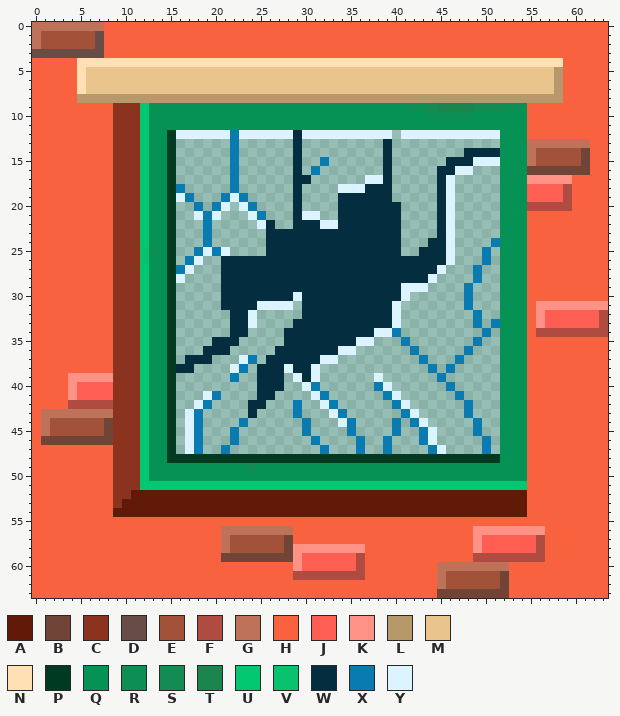
Two versions of one pixel-art sprite, assets/textures/window_broken_day.gif. Above: the version before the commit.
The file is 128x128 pixels, drawn in blocks of 2x2; one block is one cell here. Colours within 5 levels of each other are drawn and written as one.
Palette (. is transparent): A #611908  B #704538  C #8b331e  D #674d45  E #a15239  F #b04b42  G #bf725a  H #f9623e  J #ff5e53  K #ff9287  L #b6986b  M #e9c48d  N #ffe0b3  P #003b21  Q #079255  R #0d8e53  S #138b52  T #1a854d  U #02c871  V #08c26d  W #042d40  X #097bb0  Y #dcf4ff
After:
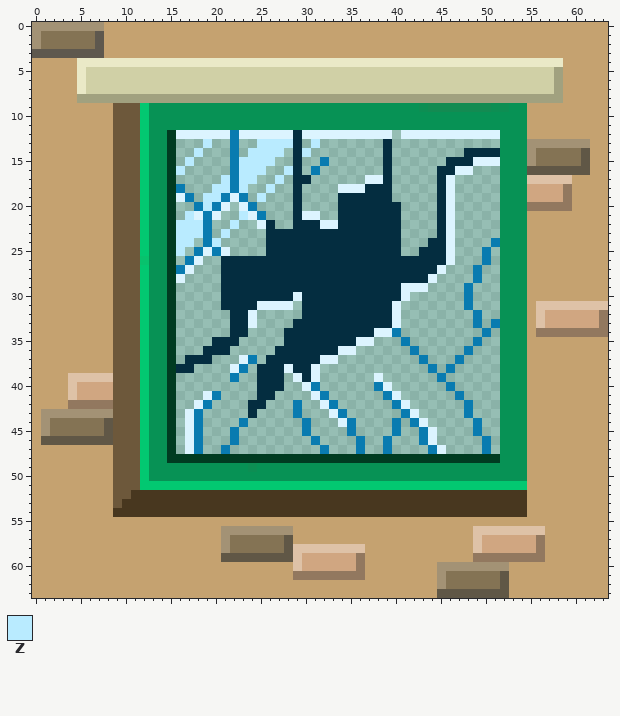
Colours new in this view: Z #b9ebff
Change:
@@ palette @@
-A #611908
+A #48371f
-B #704538
+B #605746
-C #8b331e
+C #6d583b
-D #674d45
+D #5e584e
-E #a15239
+E #847354
-F #b04b42
+F #92785f
-G #bf725a
+G #a39275
-H #f9623e
+H #c5a270
-J #ff5e53
+J #d0a681
-K #ff9287
+K #dec2a7
-L #b6986b
+L #a1a17f
-M #e9c48d
+M #d0d0a6
-N #ffe0b3
+N #eae9c7
@@ x 0..63 @@
  8 HHHHHLLLLLLLLLLLLLLLLLLLLLLLLLLLLLLLLLLLLLLLLLLLLLLLLLLLLLLHHHHH
- 9 HHHHHHHHHCCCUQQQQQQQQQQQQQQQQQQQQQQQQQQQQQRRSTTTTSSSRRQHHHHHHHHH
-10 HHHHHHHHHCCCUQQQQQQQQQQQQQQQQQQQQQQQQQQQQQQQRRRRRQQQQQQHHHHHHHHH
+ 9 HHHHHHHHHCCCUQQQQQQQQQQQQQQQQQQQQQQQQQQQQQQRSSSSSSSRRQQHHHHHHHHH
+10 HHHHHHHHHCCCUQQQQQQQQQQQQQQQQQQQQQQQQQQQQQQQQQQQQQQQQQQHHHHHHHHH
 11 HHHHHHHHHCCCUQQQQQQQQQQQQQQQQQQQQQQQQQQQQQQQQQQQQQQQQQQHHHHHHHHH
 12 HHHHHHHHHCCCUQQPYYYYYYXYYYYYYWYYYYYYYYYY.YYYYYYYYYYYQQQHHHHHHHHH
-13 HHHHHHHHHCCCUQQP......X......W.........W............QQQGGGGGGGHH
-14 HHHHHHHHHCCCUQQP......X......W.........W........WWWWQQQGEEEEEBHH
-15 HHHHHHHHHCCCUQQP......X......W..X......W......WWWYYYQQQGEEEEEBHH
-16 HHHHHHHHHCCCUQQP......X......W.X.......W.....WWYY...QQQBBBBBBBHH
-17 HHHHHHHHHCCCUQQP......X......WW......YYW.....WY.....QQQKKKKKHHHH
-18 HHHHHHHHHCCCUQQPX.....X......W....YYYWWW.....WY.....QQQJJJJFHHHH
-19 HHHHHHHHHCCCUQQPYX...XYX.....W....WWWWWW.....WY.....QQQJJJJFHHHH
-20 HHHHHHHHHCCCUQQP..X.XY.YX....W....WWWWWWW....WY.....QQQFFFFFHHHH
-21 HHHHHHHHHCCCUQQP..YXY...YX...WYY..WWWWWWW....WY.....QQQHHHHHHHHH
-22 HHHHHHHHHCCCUQQP...X.....YW..WWWYYWWWWWWW....WY.....QQQHHHHHHHHH
-23 HHHHHHHHHCCCUQQP...X......WWWWWWWWWWWWWWW....WY.....QQQHHHHHHHHH
-24 HHHHHHHHHCCCUQQP...X......WWWWWWWWWWWWWWW...WWY....XQQQHHHHHHHHH
-25 HHHHHHHHHCCCVRQP..XYXY....WWWWWWWWWWWWWWW..WWWY...X.QQQHHHHHHHHH
+13 HHHHHHHHHCCCUQQP...Z..X..ZZZZW.Z.......W............QQQGGGGGGGHH
+14 HHHHHHHHHCCCUQQP..Z...X.ZZZZ.WZ........W........WWWWQQQGEEEEEBHH
+15 HHHHHHHHHCCCUQQP.Z....XZZZZ..W..X......W......WWWYYYQQQGEEEEEBHH
+16 HHHHHHHHHCCCUQQPZ.....XZZZ..ZW.X.......W.....WWYY...QQQBBBBBBBHH
+17 HHHHHHHHHCCCUQQP.....ZXZZ..Z.WW......YYW.....WY.....QQQKKKKKHHHH
+18 HHHHHHHHHCCCUQQPX...ZZXZ..Z..W....YYYWWW.....WY.....QQQJJJJFHHHH
+19 HHHHHHHHHCCCUQQPYX.ZZXYX.Z...W....WWWWWW.....WY.....QQQJJJJFHHHH
+20 HHHHHHHHHCCCUQQP..XZXY.YX....W....WWWWWWW....WY.....QQQFFFFFHHHH
+21 HHHHHHHHHCCCUQQP.ZYXY..ZYX...WYY..WWWWWWW....WY.....QQQHHHHHHHHH
+22 HHHHHHHHHCCCUQQPZZZX..Z..YW..WWWYYWWWWWWW....WY.....QQQHHHHHHHHH
+23 HHHHHHHHHCCCUQQPZZZX.Z....WWWWWWWWWWWWWWW....WY.....QQQHHHHHHHHH
+24 HHHHHHHHHCCCUQQPZZ.XZ.....WWWWWWWWWWWWWWW...WWY....XQQQHHHHHHHHH
+25 HHHHHHHHHCCCUQQPZ.XYXY....WWWWWWWWWWWWWWW..WWWY...X.QQQHHHHHHHHH
 26 HHHHHHHHHCCCVQQP.XY..WWWWWWWWWWWWWWWWWWWWWWWWWY...X.QQQHHHHHHHHH
@@ x 22..26 @@
 48 PPPPP
-49 QQSQQ
+49 QQRQQ
 50 QQQQQ
Where, in picture pixels (left, top, right, bottom), the same in both pictures:
changed: (32, 22, 608, 598)
